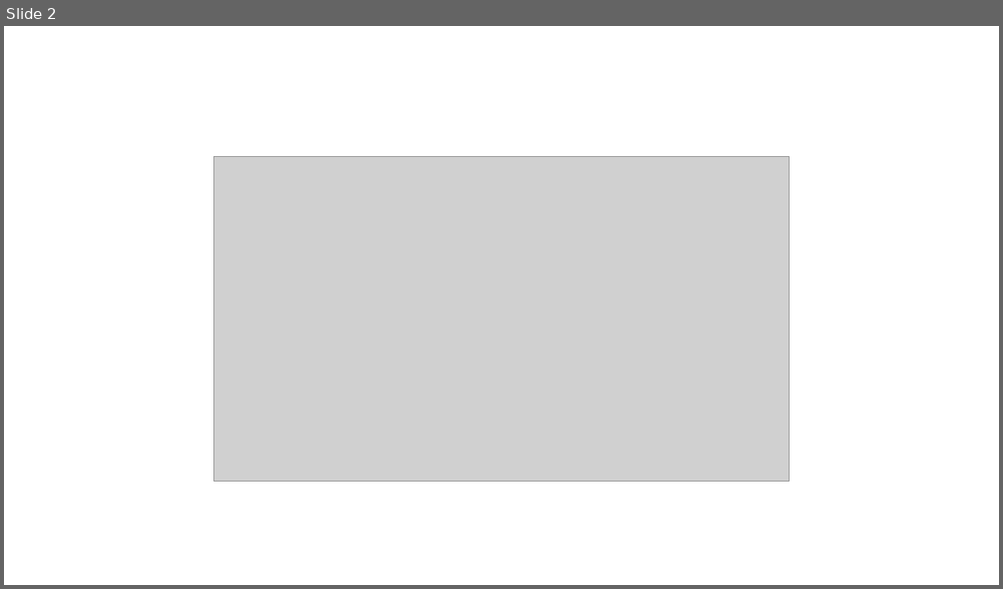
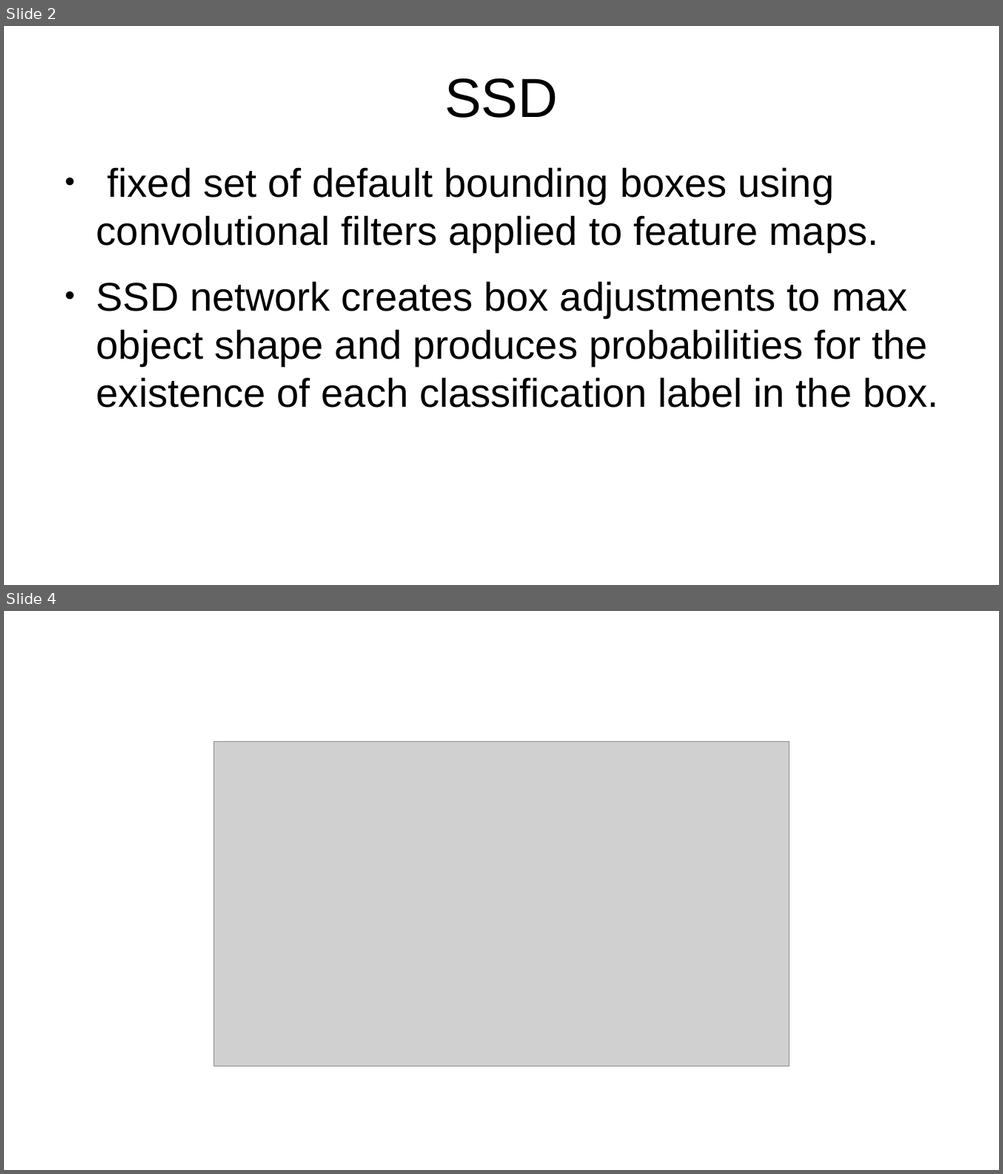
Before and after one commit to MinTimmy/MXNET, a slide deck: Final_Report/Report/Report1.odp. Shown one above the other, each under a label of ours: slide 2 before the commit, slides 2 and 4 after it; the slides between them are not shown. The pictures are 1003x589 and 1003x1174 pixels, drawn with LibreOffice and Linux fonts; fonts in the diff are those of the drawing; grey boxes stand for pictures. Boxes give left, top, right and bottom in pixels: in the first picture for what was removed or moved away, otherwise in the second. Text is boxed around its words. In the diff, an @@ line names an element or a change of style, - is before the commit and + after.

```diff
--- a/Final_Report/Report/Report1.odp
+++ b/Final_Report/Report/Report1.odp
@@ slide 2 added at [4, 26, 999, 585], background #FFFFFF @@
@@ title added at [444, 79, 558, 118], 44 pt, text #000000 @@
+SSD
@@ text added at [96, 167, 938, 408], 32 pt, text #000000 @@
+● fixed set of default bounding boxes using convolutional filters applied to feature maps.
+● SSD network creates box adjustments to max object shape and produces probabilities for the existence of each classification label in the box.
@@ what was slide 2 is now slide 4 @@
```
Also in this commit, not shown: 3 slides changed, 4 other slides added, 13 other files.
